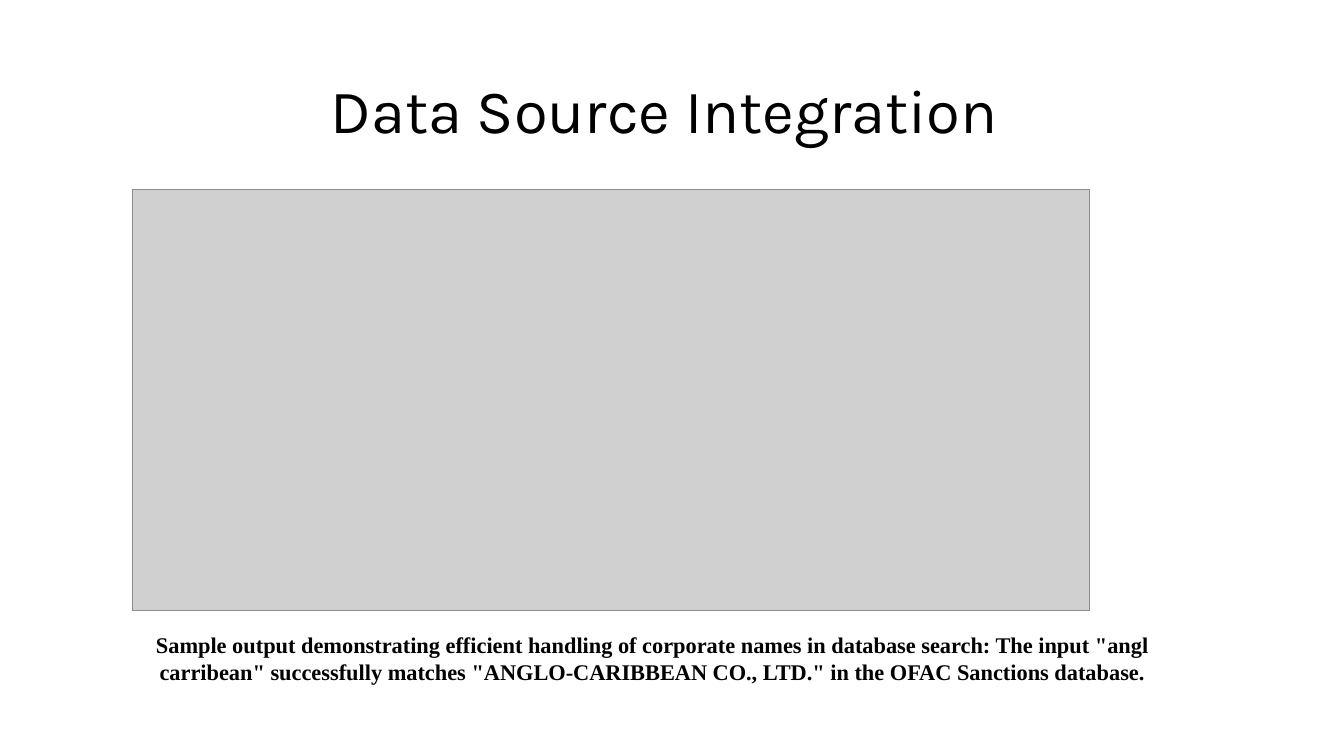
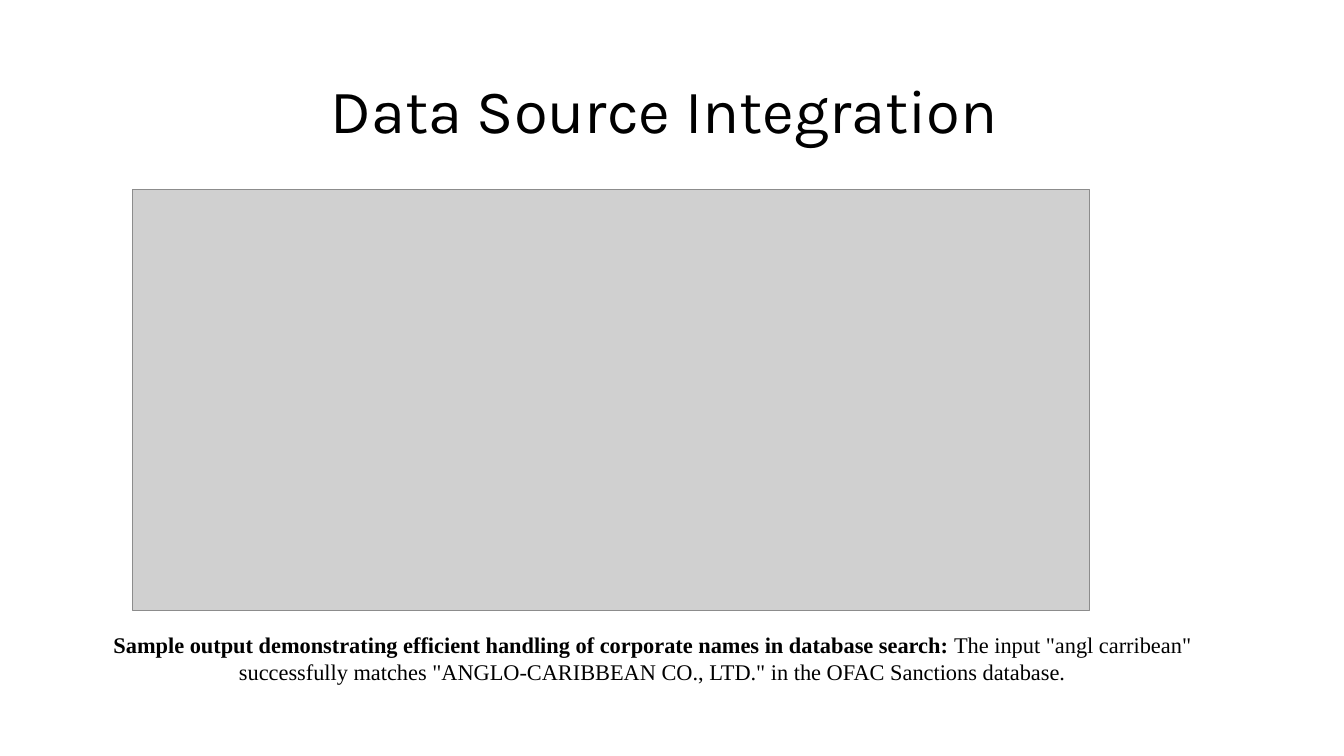
Before and after one commit to ewfx/aidel-load-runners, a slide deck: slide 10 of artifacts/demo/RiskAnalysis.pptx. Drawn at 1344x756 pixels with LibreOffice and Linux fonts; fonts in the diff are those of the drawing; grey boxes stand for pictures. Boxes give left, top, right and bottom in pixels: in the first picture for what was removed or moved away, otherwise in the second. Text is boxed around its words. In the diff, an @@ line names an element or a change of style, - is before the commit and + after.

```diff
--- a/artifacts/demo/RiskAnalysis.pptx
+++ b/artifacts/demo/RiskAnalysis.pptx
@@ text "Sample output demonstrating efficient handling ..." at (113, 637, 1191, 685): bold off in "The input "angl carribean" successfully matches "ANGLO-CARIB ..." @@
```
Also in this commit, not shown: 4 other slides changed, 1 other file.
